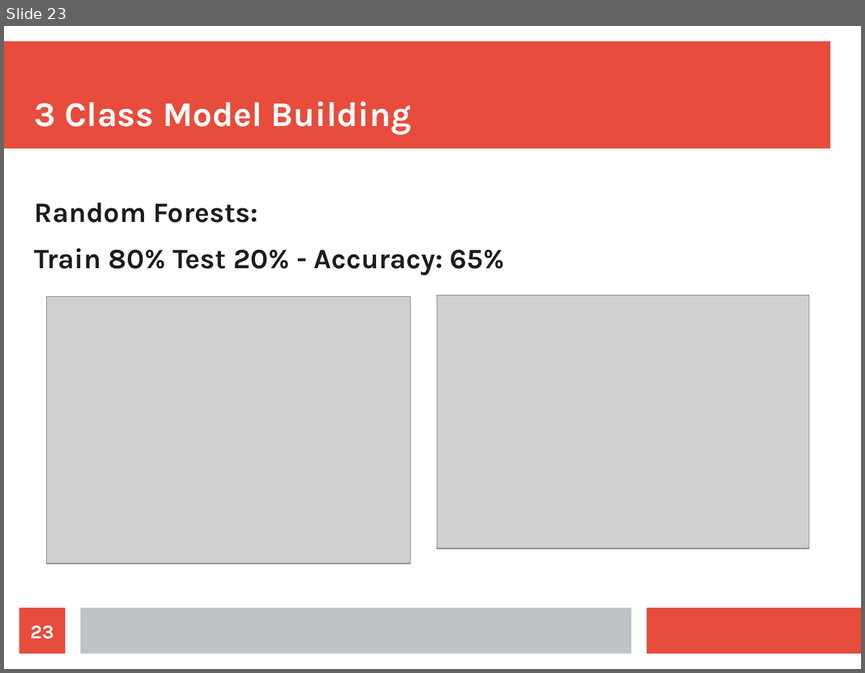
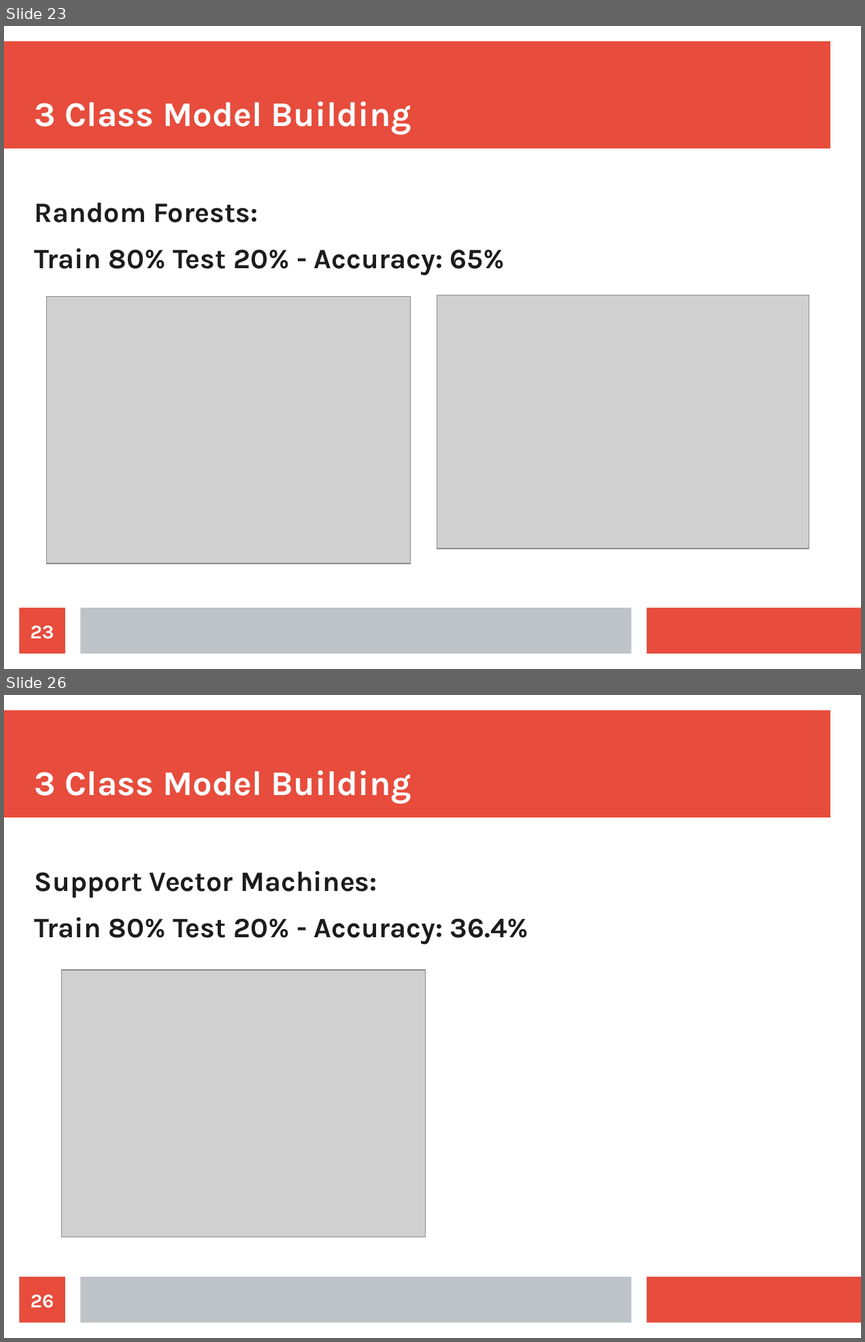
Before and after one commit to gurkpet/Solar-Panel-Market-Modeling, a slide deck: Solar Panel Market Modeling Presentation.odp. Shown one above the other, each under a label of ours: slide 23 before the commit, slides 23 and 26 after it; the slides between them are not shown. The pictures are 865x673 and 865x1342 pixels, drawn with LibreOffice and Linux fonts; fonts in the diff are those of the drawing; grey boxes stand for pictures. Boxes give left, top, right and bottom in pixels: in the first picture for what was removed or moved away, otherwise in the second. Text is boxed around its words. In the diff, an @@ line names an element or a change of style, - is before the commit and + after.

```diff
--- a/Solar Panel Market Modeling Presentation.odp
+++ b/Solar Panel Market Modeling Presentation.odp
@@ slide 26 added at (4,695,861,1338), background #FFFFFF; not listed: 3 template elements that a slide beside it also shows @@
@@ title added at (35,770,411,803), 32 pt, text #FFFFFF, bold @@
+3 Class Model Building
@@ text added at (35,870,529,945), 26 pt, text #1C1C1C, bold @@
+Support Vector Machines:
+Train 80% Test 20% - Accuracy: 36.4%
@@ picture added at (62,970,426,1237) @@
@@ page number added at (20,1276,65,1323), fill #E74C3C, 18 pt, text #FFFFFF, bold @@
+26
```
Also in this commit, not shown: 5 slides changed, 4 other slides added, 1 other file.
